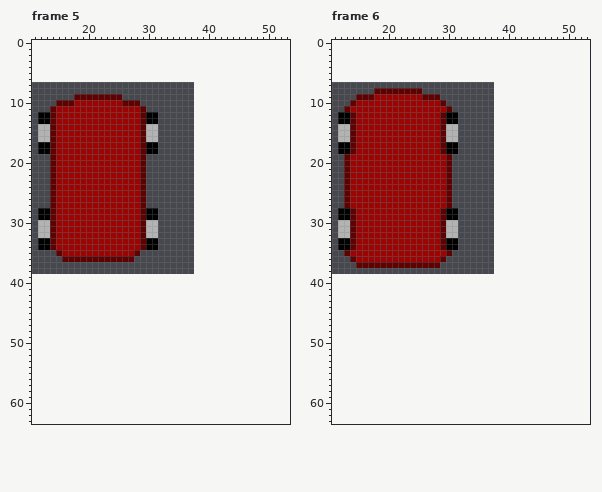
Pixel-art file: ExampleProject/Content/sprites/player.aseprite. The picture above is the old version.
32x32 pixels, 14 frames. Shown: frame 5: x 11..53, y 0..63; frame 6: x 11..53, y 0..63. The old version is drawn lined up with the new one, on the new canvas. The commit also changed other frames, which this record leaves out.
New version:
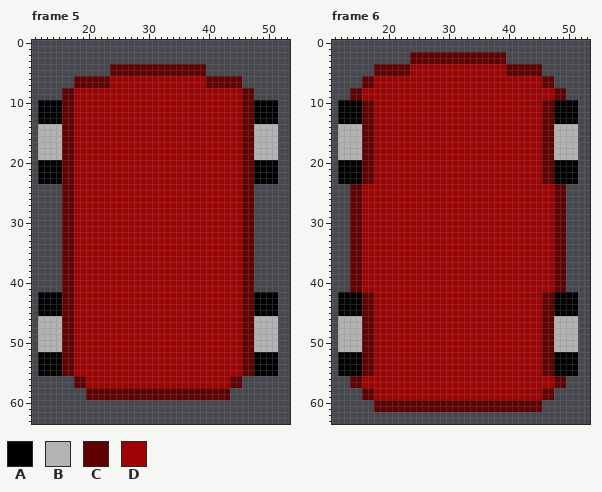
Palette (. is transparent): A #000000  B #b3b3b3  C #610000  D #9e0303
The edit:
canvas 32x32 -> 64x64, the old top-left corner now at 6,7
Changed rows in their new state; - is an unchanged pixel.
Frame 5:
first column x 12:
 4 ------------CCCCCCCCCCCCCCCC------------
 5 ------------CCCCCCCCCCCCCCCC------------
 6 ------CCCCCCDDDDDDDDDDDDDDDDCCCCCC------
 7 ------CCCCCCDDDDDDDDDDDDDDDDCCCCCC------
 8 ----CCDDDDDDDDDDDDDDDDDDDDDDDDDDDDCC----
 9 ----CCDDDDDDDDDDDDDDDDDDDDDDDDDDDDCC----
10 AAAA----------DDDDDDDDDDDDDDDDDDDDCCAAAA
11 AAAACC-----------DDDDDDDDDDDDDDDDDCCAAAA
12 --AACC-----------DDDDDDDDDDDDDDDDDCCAAAA
13 --AACC-----------DDDDDDDDDDDDDDDDDCCAAAA
14 --BBCC-----------DDDDDDDDDDDDDDDDDCCBBBB
15 --BBCC-----------DDDDDDDDDDDDDDDDDCCBBBB
16 --BBCC-----------DDDDDDDDDDDDDDDDDCCBBBB
17 BBBBCC-----------DDDDDDDDDDDDDDDDDCCBBBB
18 BBBBCC-----------DDDDDDDDDDDDDDDDDCCBBBB
19 BBBBCC-----------DDDDDDDDDDDDDDDDDCCBBBB
20 AAAACC-----------DDDDDDDDDDDDDDDDDCCAAAA
21 AAAACC-----------DDDDDDDDDDDDDDDDDCCAAAA
22 AAAACC-----------DDDDDDDDDDDDDDDDDCCAAAA
23 AAAACC-----------DDDDDDDDDDDDDDDDDCCAAAA
24 --..CC-----------DDDDDDDDDDDDDDDDDCC----
25 --..CC-----------DDDDDDDDDDDDDDDDDCC----
26 --..CC-----------DDDDDDDDDDDDDDDDDCC----
27 --..CC-----------DDDDDDDDDDDDDDDDDCC----
28 ....CC-----------DDDDDDDDDDDDDDDDDCC----
29 ....CC-----------DDDDDDDDDDDDDDDDDCC----
30 ....CC-----------DDDDDDDDDDDDDDDDDCC----
31 ....CC-----------DDDDDDDDDDDDDDDDDCC----
32 ....CC-----------DDDDDDDDDDDDDDDDDCC----
33 ....CC-----------DDDDDDDDDDDDDDDDDCC----
34 ....CC-----------DDDDDDDDDDDDDDDDDCC----
35 ---.CC----------DDDDDDDDDDDDDDDDDDCC----
36 ------DDDDDDDDDDDDDDDDDDDDDDDDDDDDCC----
37 ----CCDDDDDDDDDDDDDDDDDDDDDDDDDDDDCC----
38 ----CCDDDDDDDDDDDDDDDDDDDDDDDDDDDDCC----
39 ----CCDDDDDDDDDDDDDDDDDDDDDDDDDDDDCC----
40 ----CCDDDDDDDDDDDDDDDDDDDDDDDDDDDDCC----
41 ----CCDDDDDDDDDDDDDDDDDDDDDDDDDDDDCC----
42 AAAACCDDDDDDDDDDDDDDDDDDDDDDDDDDDDCCAAAA
43 AAAACCDDDDDDDDDDDDDDDDDDDDDDDDDDDDCCAAAA
44 AAAACCDDDDDDDDDDDDDDDDDDDDDDDDDDDDCCAAAA
45 AAAACCDDDDDDDDDDDDDDDDDDDDDDDDDDDDCCAAAA
46 BBBBCCDDDDDDDDDDDDDDDDDDDDDDDDDDDDCCBBBB
47 BBBBCCDDDDDDDDDDDDDDDDDDDDDDDDDDDDCCBBBB
48 BBBBCCDDDDDDDDDDDDDDDDDDDDDDDDDDDDCCBBBB
49 BBBBCCDDDDDDDDDDDDDDDDDDDDDDDDDDDDCCBBBB
50 BBBBCCDDDDDDDDDDDDDDDDDDDDDDDDDDDDCCBBBB
51 BBBBCCDDDDDDDDDDDDDDDDDDDDDDDDDDDDCCBBBB
52 AAAACCDDDDDDDDDDDDDDDDDDDDDDDDDDDDCCAAAA
53 AAAACCDDDDDDDDDDDDDDDDDDDDDDDDDDDDCCAAAA
54 AAAACCDDDDDDDDDDDDDDDDDDDDDDDDDDDDCCAAAA
55 AAAACCDDDDDDDDDDDDDDDDDDDDDDDDDDDDCCAAAA
56 ------CCDDDDDDDDDDDDDDDDDDDDDDDDCC------
57 ------CCDDDDDDDDDDDDDDDDDDDDDDDDCC------
58 --------CCCCCCCCCCCCCCCCCCCCCCCC--------
59 --------CCCCCCCCCCCCCCCCCCCCCCCC--------
Frame 6:
first column x 12:
 2 ------------CCCCCCCCCCCCCCCC------------
 3 ------------CCCCCCCCCCCCCCCC------------
 4 ------CCCCCCDDDDDDDDDDDDDDDDCCCCCC------
 5 ------CCCCCCDDDDDDDDDDDDDDDDCCCCCC------
 6 ----CCDDDDDDDDDDDDDDDDDDDDDDDDDDDDCC----
 7 ----CCDDDDDDDDDDDDDDDDDDDDDDDDDDDDCC----
 8 --CCDDDDDDDDDDDDDDDDDDDDDDDDDDDDDDDDCC--
 9 --C-DD--------DDDDDDDDDDDDDDDDDDDDDDCC--
10 AAAACC-----------DDDDDDDDDDDDDDDDDCCAAAA
11 AAAACC------------DDDDDDDDDDDDDDDDCCAAAA
12 --AACC-----------DDDDDDDDDDDDDDDDDCCAAAA
13 --AACC-----------DDDDDDDDDDDDDDDDDCCAAAA
14 --BBCC-----------DDDDDDDDDDDDDDDDDCCBBBB
15 --BBCC-----------DDDDDDDDDDDDDDDDDCCBBBB
16 --BBCC-----------DDDDDDDDDDDDDDDDDCCBBBB
17 BBBBCC-----------DDDDDDDDDDDDDDDDDCCBBBB
18 BBBBCC-----------DDDDDDDDDDDDDDDDDCCBBBB
19 BBBBCC------------DDDDDDDDDDDDDDDDCCBBBB
20 AAAACC------------DDDDDDDDDDDDDDDDCCAAAA
21 AAAACC------------DDDDDDDDDDDDDDDDCCAAAA
22 AAAACC------------DDDDDDDDDDDDDDDDCCAAAA
23 AAAACC------------DDDDDDDDDDDDDDDDCCAAAA
24 -.CC--------------DDDDDDDDDDDDDDDDDDCC--
25 -.CC--------------DDDDDDDDDDDDDDDDDDCC--
26 -.CC--------------DDDDDDDDDDDDDDDDDDCC--
27 -.CC--------------DDDDDDDDDDDDDDDDDDCC--
28 ..-C-------------DDDDDDDDDDDDDDDDDDDCC--
29 ..-C-------------DDDDDDDDDDDDDDDDDDDCC--
30 ..-C-------------DDDDDDDDDDDDDDDDDDDCC--
31 ..-C-------------DDDDDDDDDDDDDDDDDDDCC--
32 ..-C-------------DDDDDDDDDDDDDDDDDDDCC--
33 ..-C-------------DDDDDDDDDDDDDDDDDDDCC--
34 ..-C-------------DDDDDDDDDDDDDDDDDDDCC--
35 -.CC--------------DDDDDDDDDDDDDDDDDDCC--
36 ---C-------------DDDDDDDDDDDDDDDDDDDCC--
37 --C-DDDDDDDDDDDDDDDDDDDDDDDDDDDDDDDDCC--
38 --CCDDDDDDDDDDDDDDDDDDDDDDDDDDDDDDDDCC--
39 --CCDDDDDDDDDDDDDDDDDDDDDDDDDDDDDDDDCC--
40 --CCDDDDDDDDDDDDDDDDDDDDDDDDDDDDDDDDCC--
41 --CCDDDDDDDDDDDDDDDDDDDDDDDDDDDDDDDDCC--
42 AAAACCDDDDDDDDDDDDDDDDDDDDDDDDDDDDCCAAAA
43 AAAACCDDDDDDDDDDDDDDDDDDDDDDDDDDDDCCAAAA
44 AAAACCDDDDDDDDDDDDDDDDDDDDDDDDDDDDCCAAAA
45 AAAACCDDDDDDDDDDDDDDDDDDDDDDDDDDDDCCAAAA
46 BBBBCCDDDDDDDDDDDDDDDDDDDDDDDDDDDDCCBBBB
47 BBBBCCDDDDDDDDDDDDDDDDDDDDDDDDDDDDCCBBBB
48 BBBBCCDDDDDDDDDDDDDDDDDDDDDDDDDDDDCCBBBB
49 BBBBCCDDDDDDDDDDDDDDDDDDDDDDDDDDDDCCBBBB
50 BBBBCCDDDDDDDDDDDDDDDDDDDDDDDDDDDDCCBBBB
51 BBBBCCDDDDDDDDDDDDDDDDDDDDDDDDDDDDCCBBBB
52 AAAACCDDDDDDDDDDDDDDDDDDDDDDDDDDDDCCAAAA
53 AAAACCDDDDDDDDDDDDDDDDDDDDDDDDDDDDCCAAAA
54 AAAACCDDDDDDDDDDDDDDDDDDDDDDDDDDDDCCAAAA
55 AAAACCDDDDDDDDDDDDDDDDDDDDDDDDDDDDCCAAAA
56 --CCDDDDDDDDDDDDDDDDDDDDDDDDDDDDDDDDCC--
57 --CCDDDDDDDDDDDDDDDDDDDDDDDDDDDDDDDDCC--
58 ----CCDDDDDDDDDDDDDDDDDDDDDDDDDDDDCC----
59 ----CCDDDDDDDDDDDDDDDDDDDDDDDDDDDDCC----
60 ------CCCCCCCCCCCCCCCCCCCCCCCCCCCC------
61 ------CCCCCCCCCCCCCCCCCCCCCCCCCCCC------
